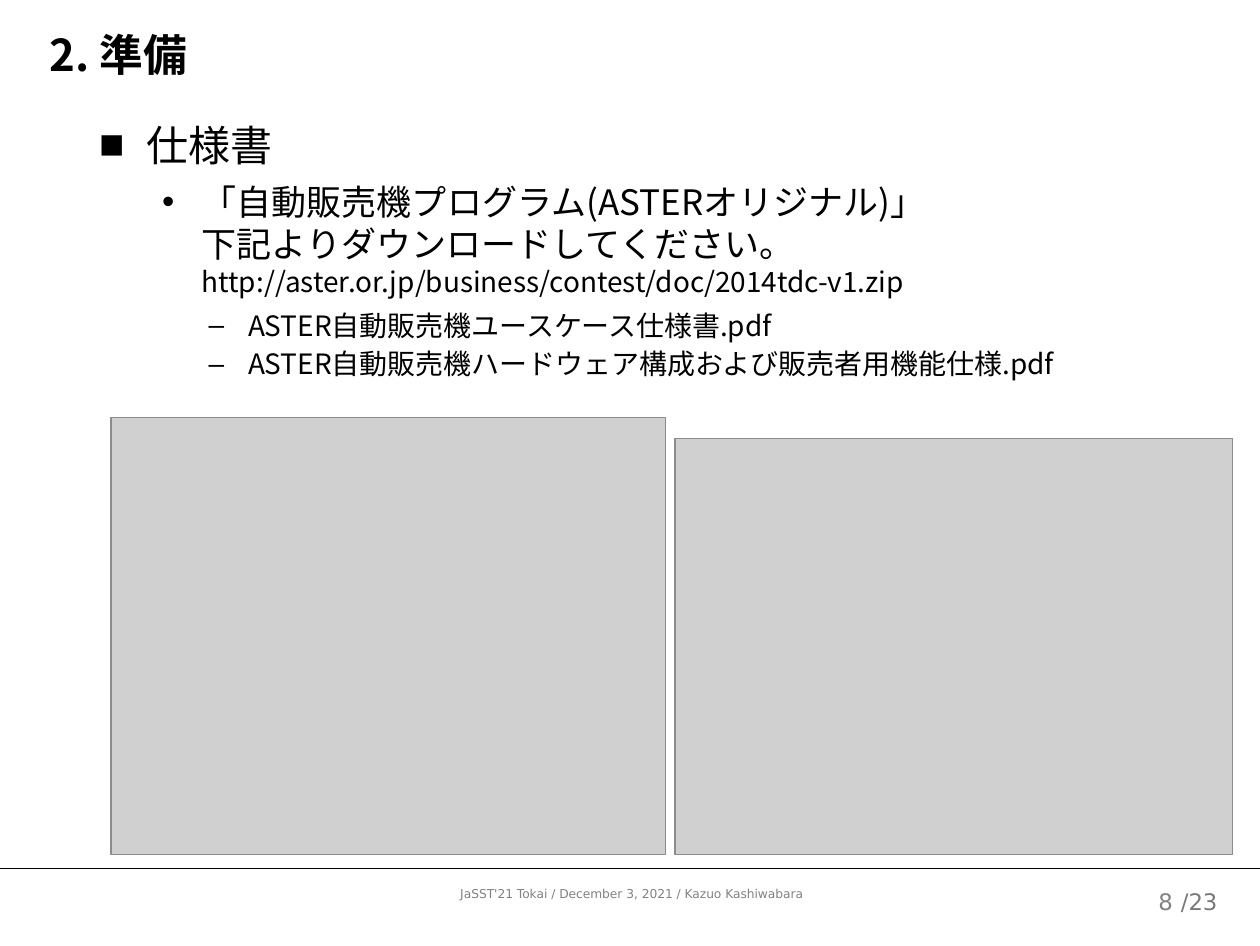
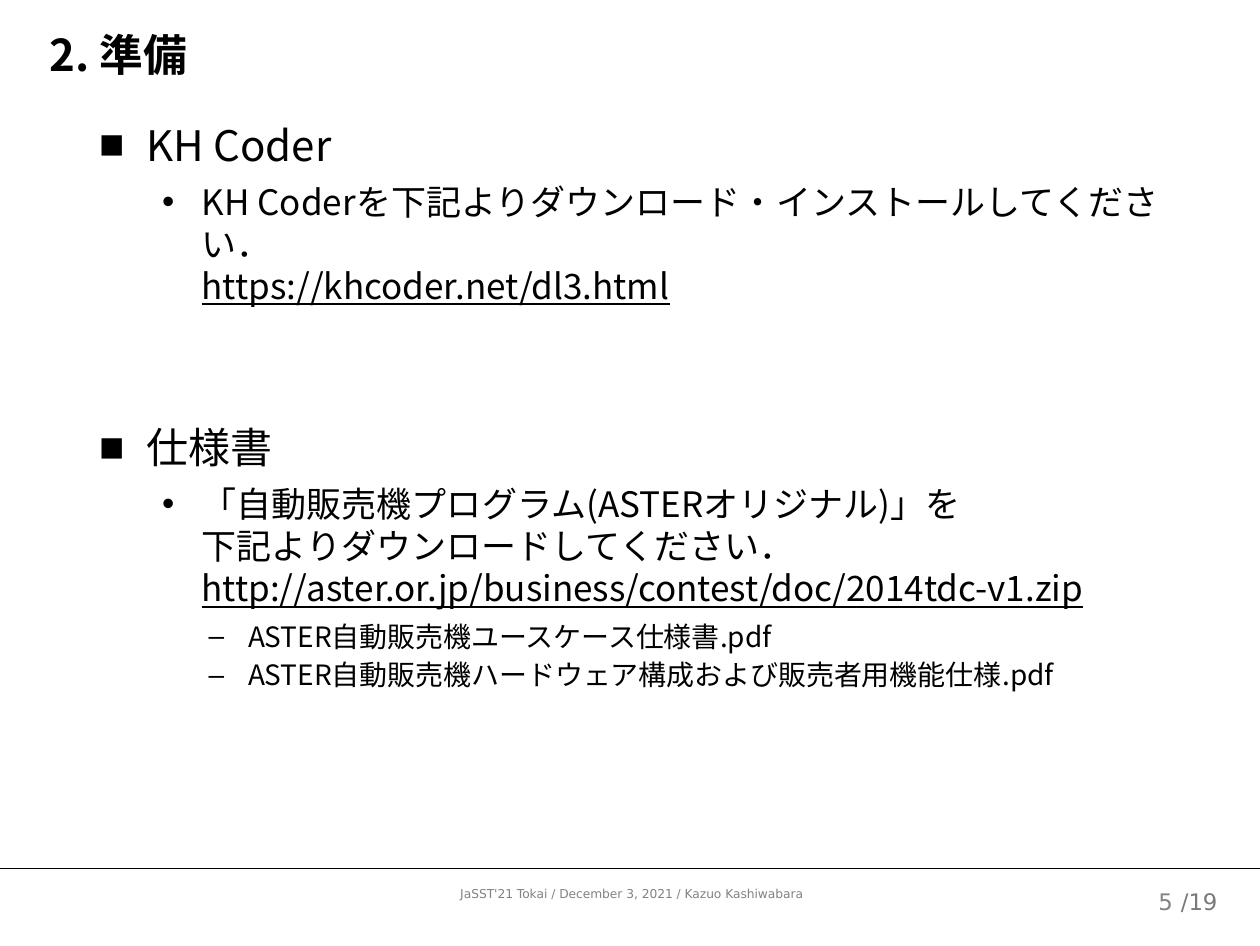
Before and after one commit to kazuo-reve/Work_MorphologicalBasedReview, a slide deck: slide 6 of 形態素ベースドレビューワークショップ.pptx (slide 9 before the commit). Drawn at 1260x946 pixels with LibreOffice and Linux fonts; fonts in the diff are those of the drawing; grey boxes stand for pictures. Boxes give left, top, right and bottom in pixels: in the first picture for what was removed or moved away, otherwise in the second. Text is boxed around its words. In the diff, an @@ line names an element or a change of style, - is before the commit and + after.

```diff
--- a/形態素ベースドレビューワークショップ.pptx
+++ b/形態素ベースドレビューワークショップ.pptx
@@ text at [146,127,1159,307]: paragraphs added @@
+■ KH Coder
+  • KH Coderを下記よりダウンロード・インストールしてください．
+    https://khcoder.net/dl3.html
@@ picture removed at [111,417,665,854] @@
@@ picture removed at [675,438,1232,854] @@
@@ text at [202,487,1083,610]: text changed; size 16 to 20 pt @@
-  • 「自動販売機プログラム(ASTERオリジナル)」
-    下記よりダウンロードしてください。
-    http://aster.or.jp/business/contest/doc/2014tdc-v1.zip
+  • 「自動販売機プログラム(ASTERオリジナル)」を
+    下記よりダウンロードしてください．
+    http://aster.or.jp/business/contest/doc/2014tdc-v1.zip
@@ page number at [1158,893,1172,910]: text changed @@
-8
+5
@@ text at [1181,893,1218,912]: text changed @@
-/23
+/19
```
Also in this commit, not shown: 19 other slides changed, 4 slides removed.
